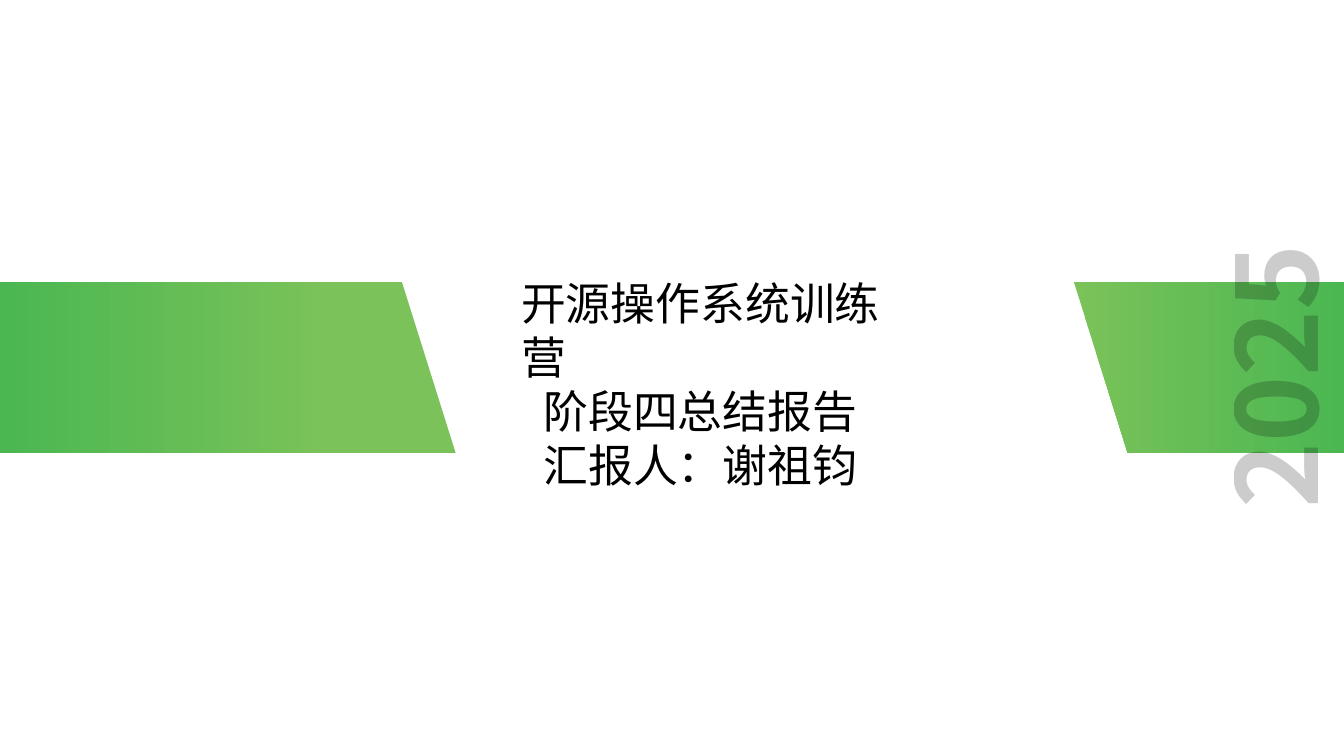
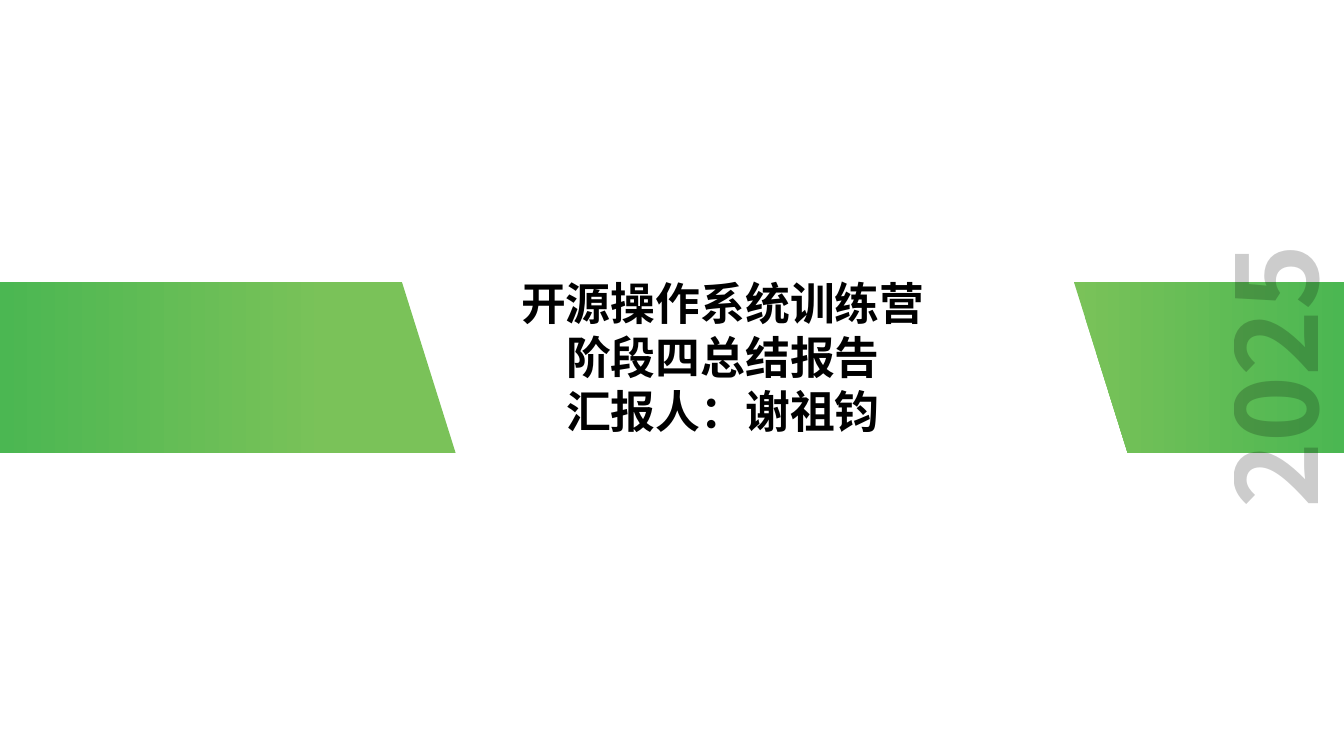
Before and after one commit to numpy1314/arceos-stage4-blog, a slide deck: slide 1 of 谢祖钧阶段四总结(1).pptx. Drawn at 1344x756 pixels with LibreOffice and Linux fonts; fonts in the diff are those of the drawing. Boxes give left, top, right and bottom in pixels: in the first picture for what was removed or moved away, otherwise in the second. Text is boxed around its words. In the diff, an @@ line names an element or a change of style, - is before the commit and + after.

```diff
--- a/谢祖钧阶段四总结(1).pptx
+++ b/谢祖钧阶段四总结(1).pptx
@@ text "开源操作系统训练营" at (521,281,924,432): bold on @@
```
Also in this commit, not shown: 3 other slides changed, 2 slides added.
